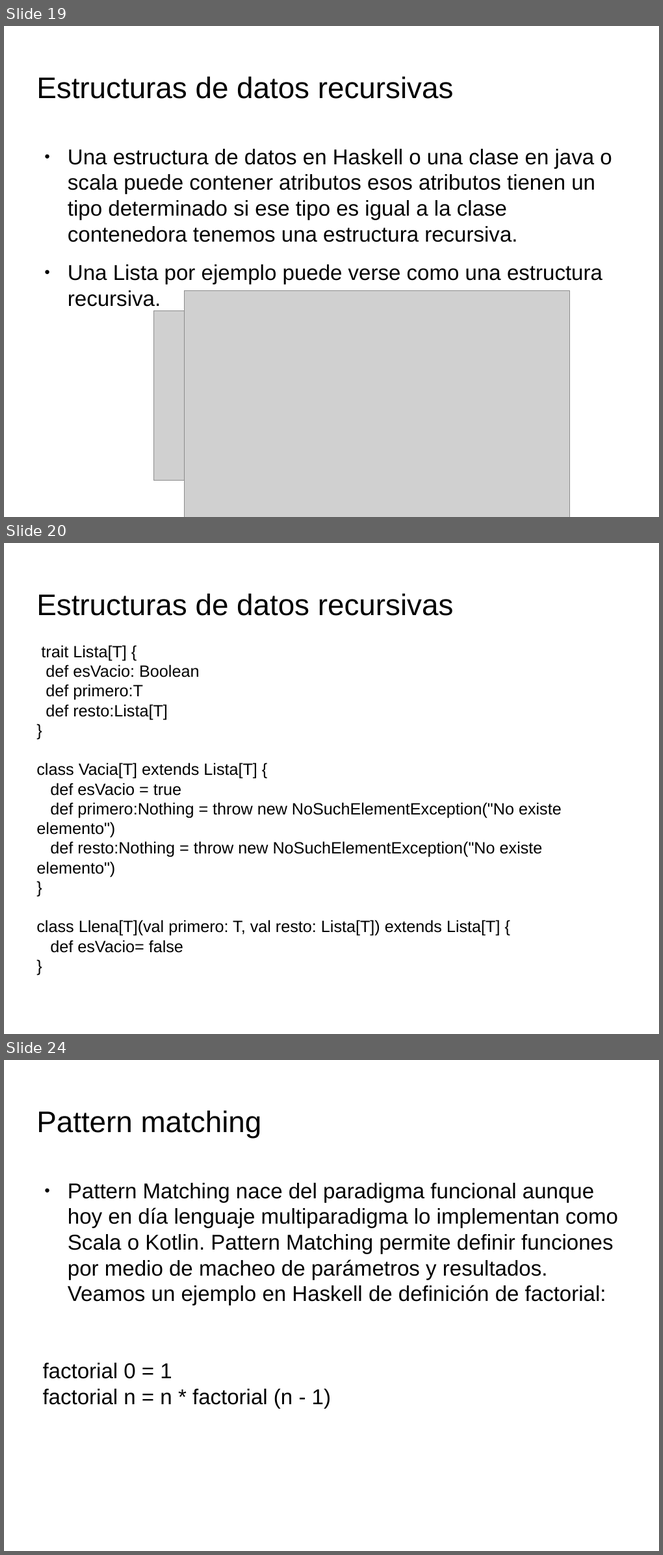
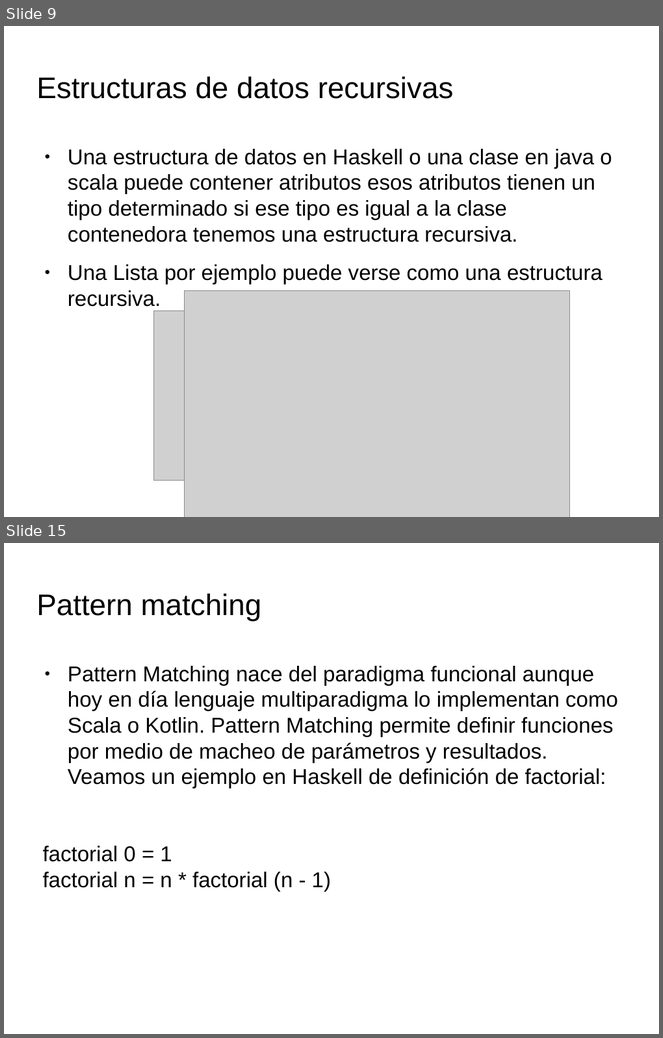
Before and after one commit to totis023/paradigmaUAP2025, a slide deck: funcional/clase3.pptx. Shown one above the other, each under a label of ours: slides 19, 20 and 24 before the commit, slides 9 and 15 after it; the slides between them are not shown. The pictures are 663x1555 and 663x1038 pixels, drawn with LibreOffice and Linux fonts; fonts in the diff are those of the drawing; grey boxes stand for pictures; background and template pictures are left out. Boxes give left, top, right and bottom in pixels: in the first picture for what was removed or moved away, otherwise in the second. Text is boxed around its words. In the diff, an @@ line names an element or a change of style, - is before the commit and + after.

```diff
--- a/funcional/clase3.pptx
+++ b/funcional/clase3.pptx
@@ slide 20 removed at <box>4,543,659,1034</box>, background picture (left out) @@
@@ text removed at <box>36,593,454,616</box> @@
-Estructuras de datos recursivas
@@ text removed at <box>36,645,562,953</box> @@
-trait Lista[T] {
-def esVacio: Boolean
-def primero:T
-def resto:Lista[T]
-}
-class Vacia[T] extends Lista[T] {
-def esVacio = true
-def primero:Nothing = throw new NoSuchElementException("No existe elemento")
-def resto:Nothing = throw new NoSuchElementException("No existe elemento")
-}
-class Llena[T](val primero: T, val resto: Lista[T]) extends Lista[T] {
-def esVacio= false
-}
@@ what was slide 19 is now slide 9 @@
@@ what was slide 24 is now slide 15 @@
```
Also in this commit, not shown: 2 slides changed, 8 slides added, 20 other slides removed, 1 other file.
